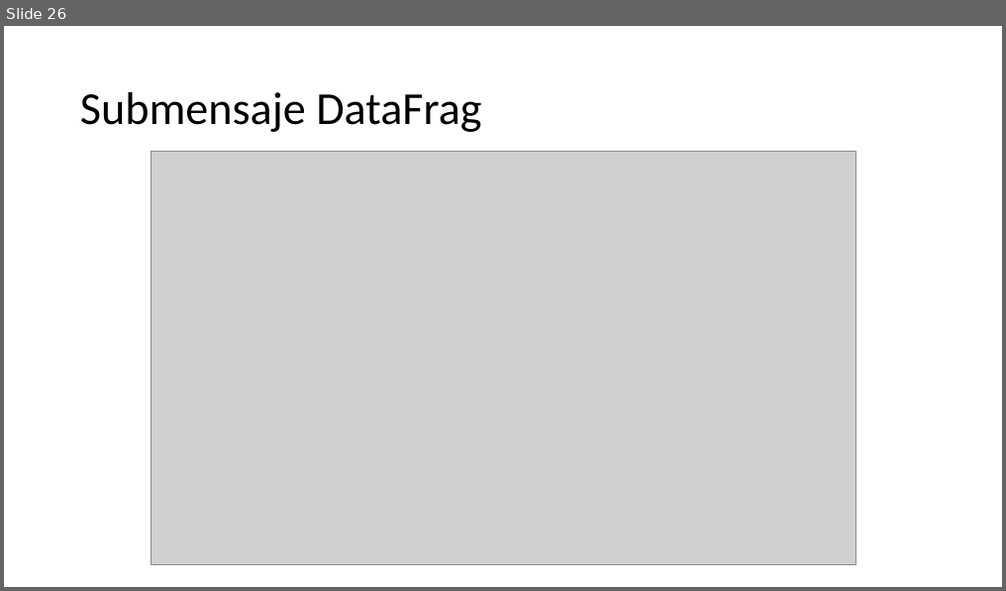
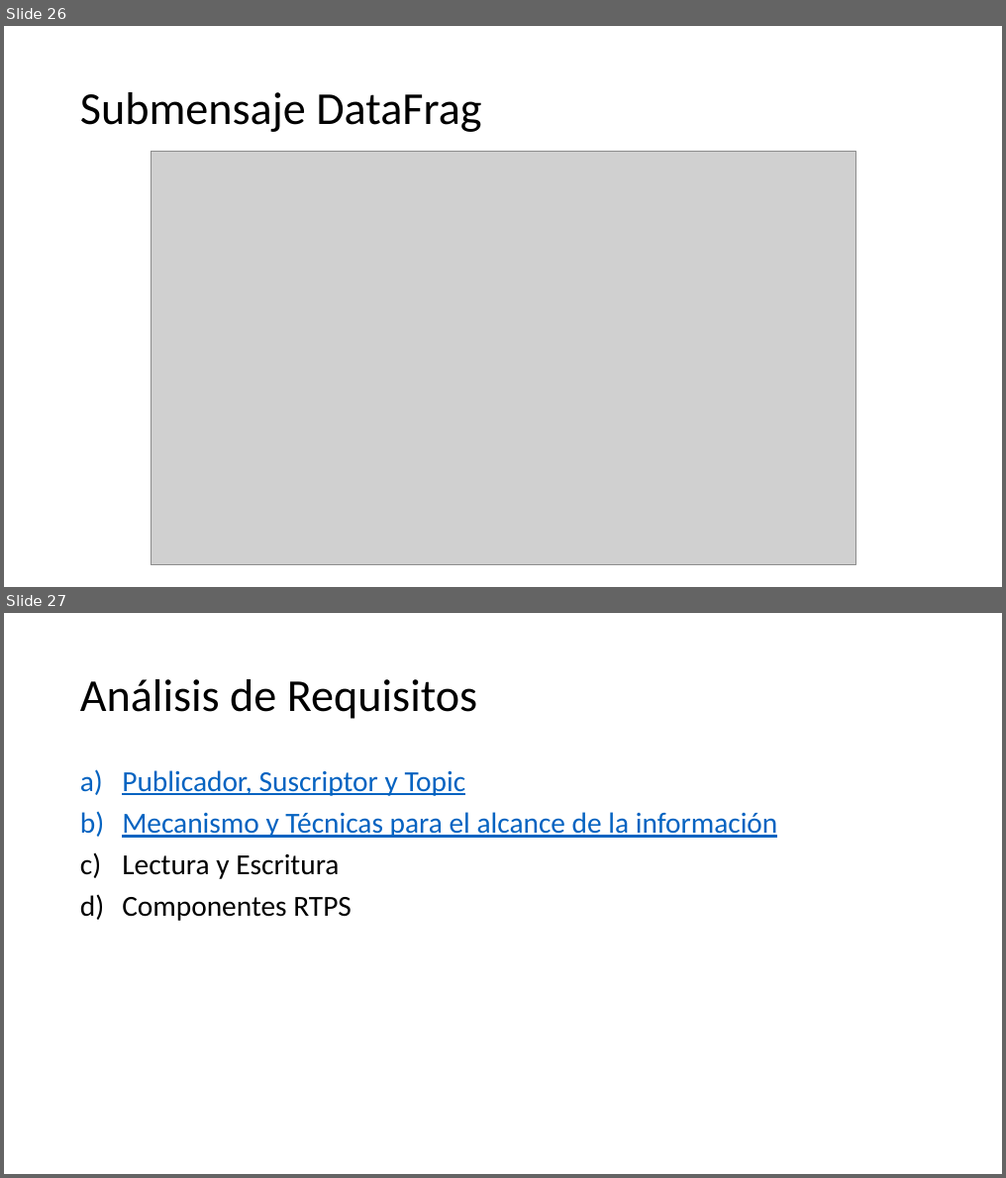
Before and after one commit to andresrubiop/Tesis, a slide deck: Rubio_Tello_Tesis-Presentación.pptx. Shown one above the other, each under a label of ours: slide 26 before the commit, slides 26 and 27 after it. The pictures are 1006x591 and 1006x1178 pixels, drawn with LibreOffice and Linux fonts; fonts in the diff are those of the drawing; grey boxes stand for pictures. Boxes give left, top, right and bottom in pixels: in the first picture for what was removed or moved away, otherwise in the second. Text is boxed around its words. In the diff, an @@ line names an element or a change of style, - is before the commit and + after.

```diff
--- a/Rubio_Tello_Tesis-Presentación.pptx
+++ b/Rubio_Tello_Tesis-Presentación.pptx
@@ slide 27 added at (x1=4, y1=613, x2=1002, y2=1174), background #FFFFFF @@
@@ title added at (x1=80, y1=679, x2=477, y2=719), 44 pt, text #000000 @@
+Análisis de Requisitos
@@ text added at (x1=122, y1=770, x2=778, y2=921), 28 pt, text #0563C1, underline @@
+a) Publicador, Suscriptor y Topic
+b) Mecanismo y Técnicas para el alcance de la información
+c) Lectura y Escritura
+d) Componentes RTPS
```
Also in this commit, not shown: 1 slide changed, 3 other slides added.
